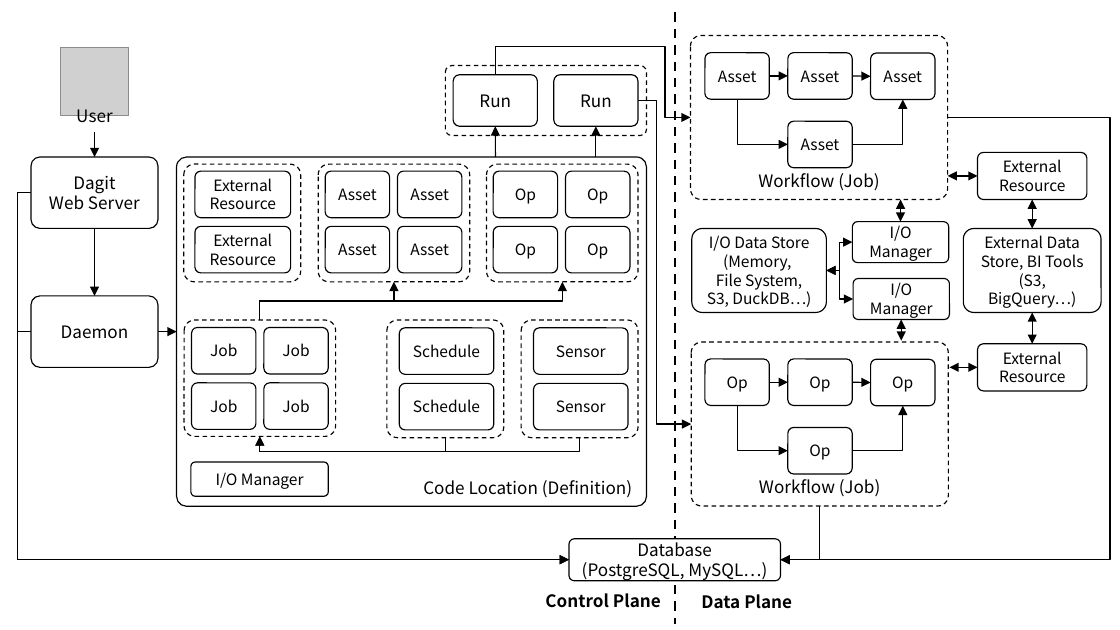
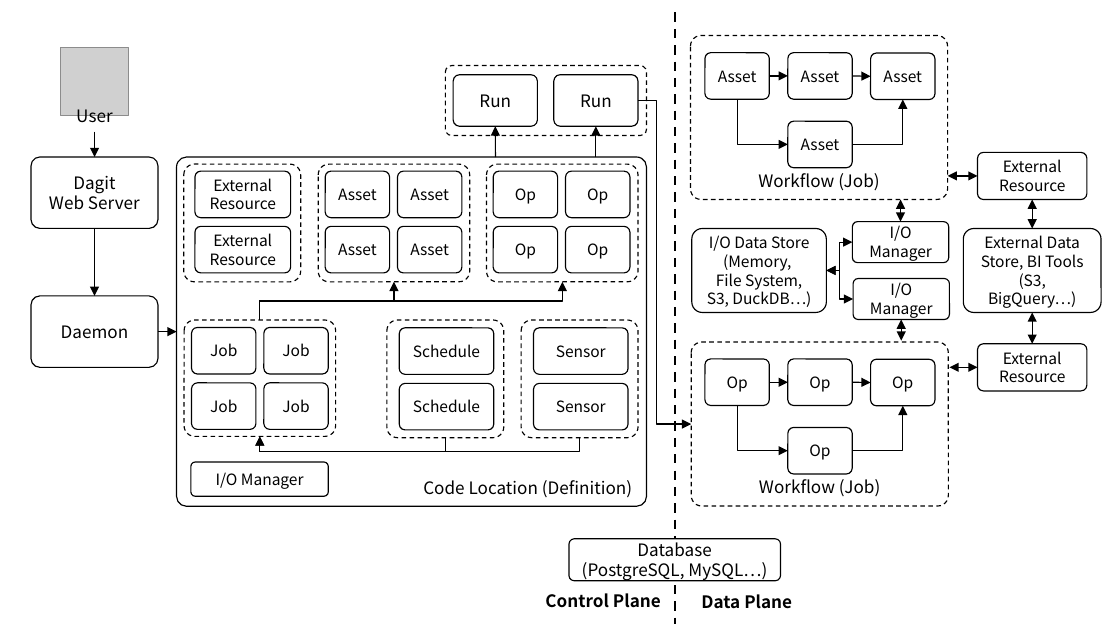
Before and after one commit to ssup2/blog-software, a slide deck: slide 1 of content/docs/theory-analysis/dagster-architecture-object/images/images.pptx. Drawn at 1120x630 pixels with LibreOffice and Linux fonts; fonts in the diff are those of the drawing; grey boxes stand for pictures. Boxes give left, top, right and bottom in pixels: in the first picture for what was removed or moved away, otherwise in the second. Text is boxed around its words. In the diff, an @@ line names an element or a change of style, - is before the commit and + after.

```diff
--- a/content/docs/theory-analysis/dagster-architecture-object/images/images.pptx
+++ b/content/docs/theory-analysis/dagster-architecture-object/images/images.pptx
@@ elbow arrow removed from (495, 75) to (691, 118) @@
@@ elbow arrow removed from (948, 118) to (781, 560) @@
@@ elbow arrow removed from (31, 193) to (569, 560) @@
@@ elbow arrow removed from (31, 332) to (569, 560) @@
@@ elbow arrow removed from (820, 506) to (781, 560) @@
```
Also in this commit, not shown: 1 slide added, 2 other files.
